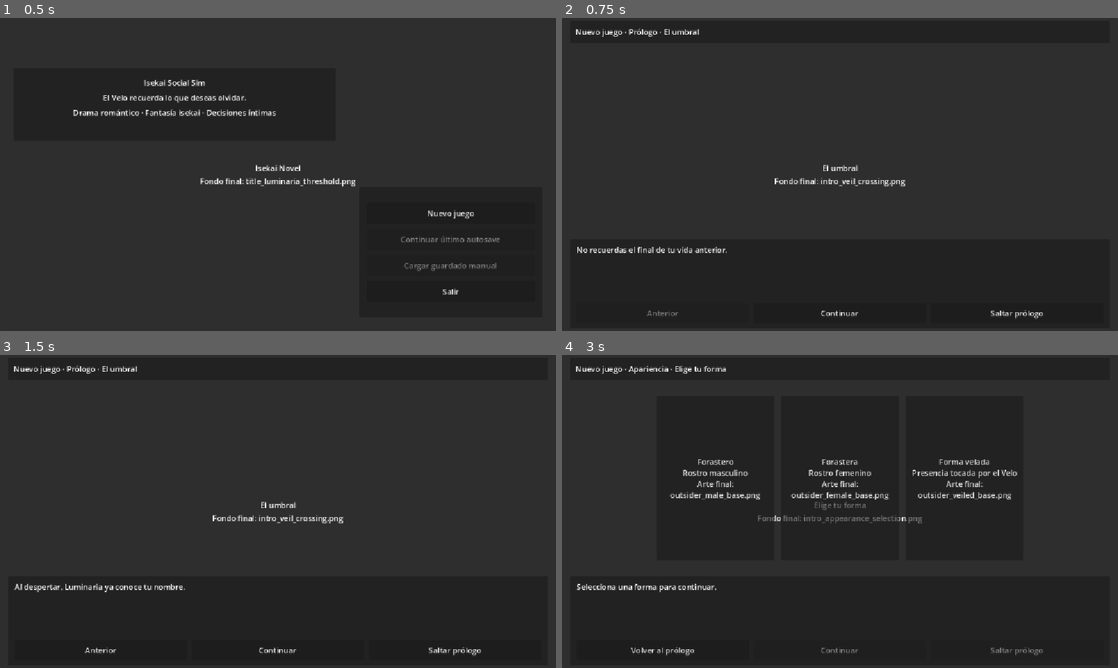
Above: before the commit, frames 1-4 (two rows, left to right).
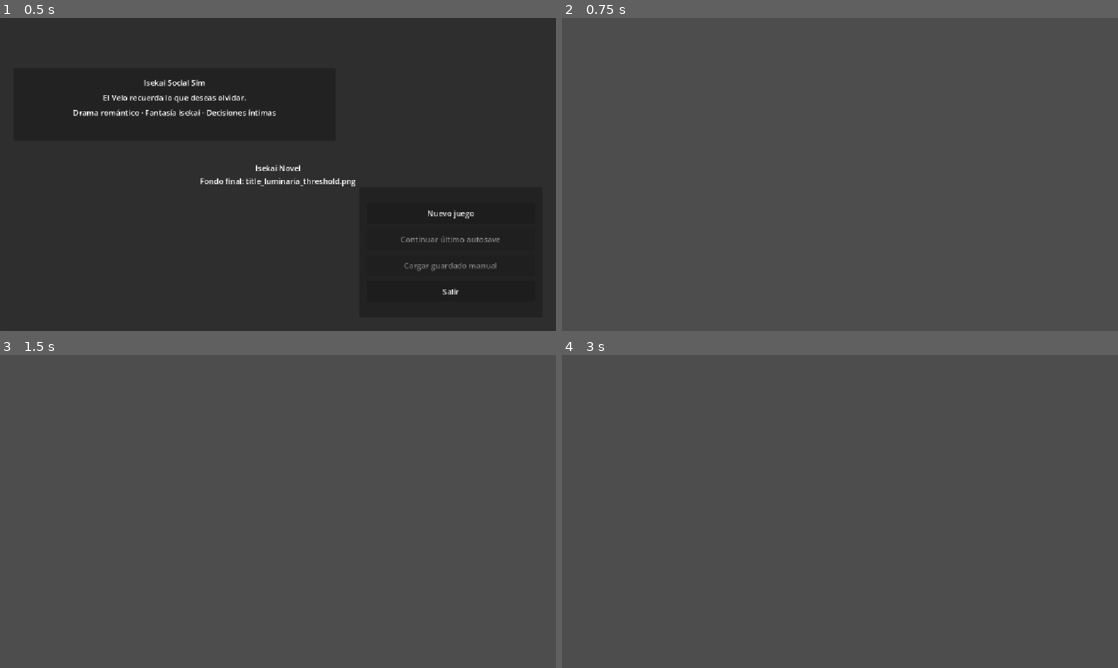
Above: after the commit, the same moments.

Repository: JoshSnowMex/isekai-novel
Game: Godot game, scene res://scenes/menu/MainMenu.tscn
Two runs of this game, one before a commit and one after it. Both use one fixed random seed, a clock stepped at 60 frames per second and the inputs below.
Inputs (mouse positions are in pixels of both pictures, inside the frame that each line leads up to):
- Up to frame 1 (0.5 s): no input
- Up to frame 2 (0.75 s): click "Nuevo juego" at 0.5 s
- Up to frame 3 (1.5 s): click (278, 649) at 1.25 s, where only the run before the commit has a clickable "Continuar"
- Up to frame 4 (3 s): click (662, 649) at 2 s, where only the run before the commit has a clickable "Anterior"; click (1017, 649) at 2.75 s, where only the run before the commit has a clickable "Saltar prólogo"

Frame 1 is identical in both runs. In frame 2, 100% of the frame differs, in the area x 0-100%, y 0-100%; in frame 3, 100%; in frame 4, 99%.
Error after the commit: Parse Error: Expected variable name after "var". (res://scenes/intro/intro_scene.gd:567)

Commit message:
Update intro_scene.gd

Diff:
--- a/scenes/intro/intro_scene.gd
+++ b/scenes/intro/intro_scene.gd
@@ -357,19 +357,18 @@
 
 	var class_data: Dictionary = DataManager.get_player_class(selected_class_id)
 	var appearance_label: String = get_appearance_label(selected_appearance_id)
+	var confirm_background_path: String = get_confirm_background_path(selected_class_id)
 
 	build_background(
-		"res://assets/backgrounds/intro_confirm_outsider.png",
+		confirm_background_path,
 		"Confirmar Forastero",
-		"Fondo final: intro_confirm_outsider.png"
+		"Fondo final: %s" % get_confirm_background_name(selected_class_id)
 	)
 
 	top_label.text = "Nuevo juego · Confirmar Forastero"
-	bottom_text_label.text = "Apariencia: %s · Camino: %s · Elemento: %s\nArte final: %s" % [
-		appearance_label,
-		class_data.get("name", selected_class_id),
-		class_data.get("element", ""),
-		get_class_asset_name(selected_class_id)
+	bottom_text_label.text = "%s\n%s" % [
+		build_confirm_title(class_data, appearance_label),
+		str(class_data.get("narrative_style", ""))
 	]
 
 	clear_card_area()
@@ -563,3 +562,38 @@
 	offset_top = 0
 	offset_right = 0
 	offset_bottom = 0
+
+func build_confirm_title(class_data: Dictionary, appearance_label: String) -> String:
+	var class_name: String = str(class_data.get("name", selected_class_id))
+	var clean_class_name: String = class_name
+
+	clean_class_name = clean_class_name.replace("Forastero ", "")
+	clean_class_name = clean_class_name.replace("Forastera ", "")
+	clean_class_name = clean_class_name.replace("Forma velada ", "")
+
+	return "Camino elegido: %s %s" % [
+		appearance_label,
+		clean_class_name
+	]
+
+
+func get_confirm_background_name(class_id: String) -> String:
+	var appearance_asset_id: String = selected_appearance_id
+
+	if appearance_asset_id == "woman":
+		appearance_asset_id = "female"
+	elif appearance_asset_id == "veiled":
+		appearance_asset_id = "veiled"
+	else:
+		appearance_asset_id = "male"
+
+	var normalized_class_id: String = class_id.replace("_outsider", "")
+
+	return "intro_confirm_outsider_%s_%s.png" % [
+		appearance_asset_id,
+		normalized_class_id
+	]
+
+
+func get_confirm_background_path(class_id: String) -> String:
+	return "res://assets/backgrounds/%s" % get_confirm_background_name(class_id)
